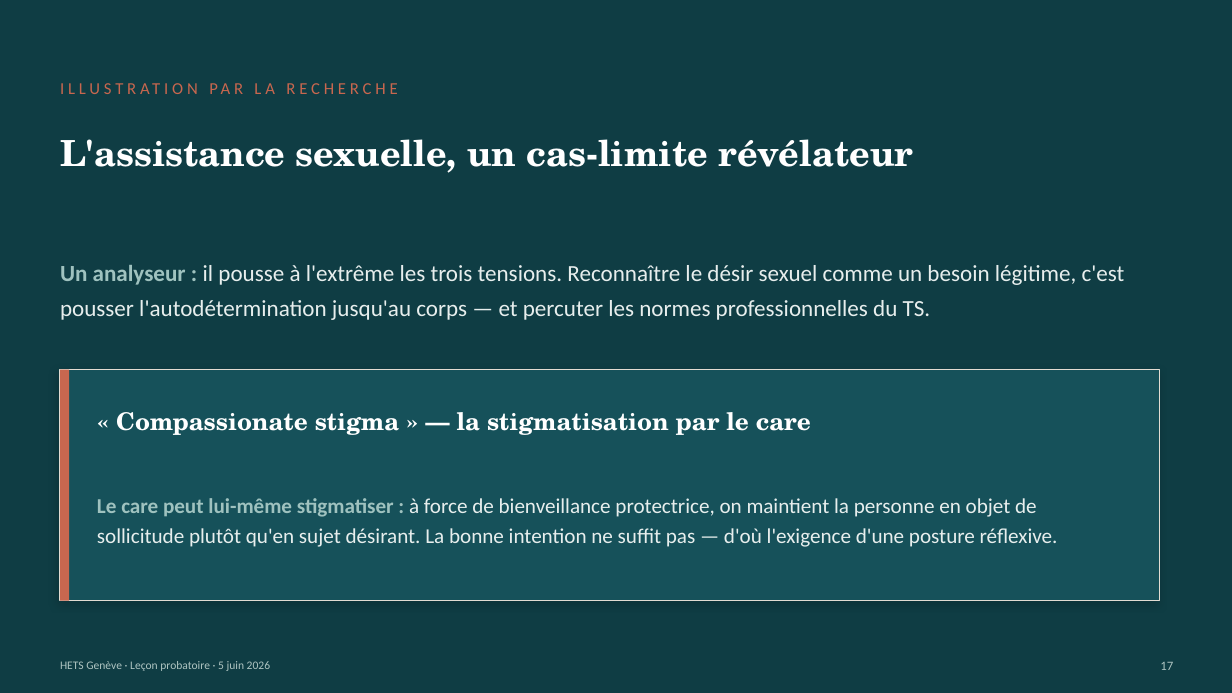
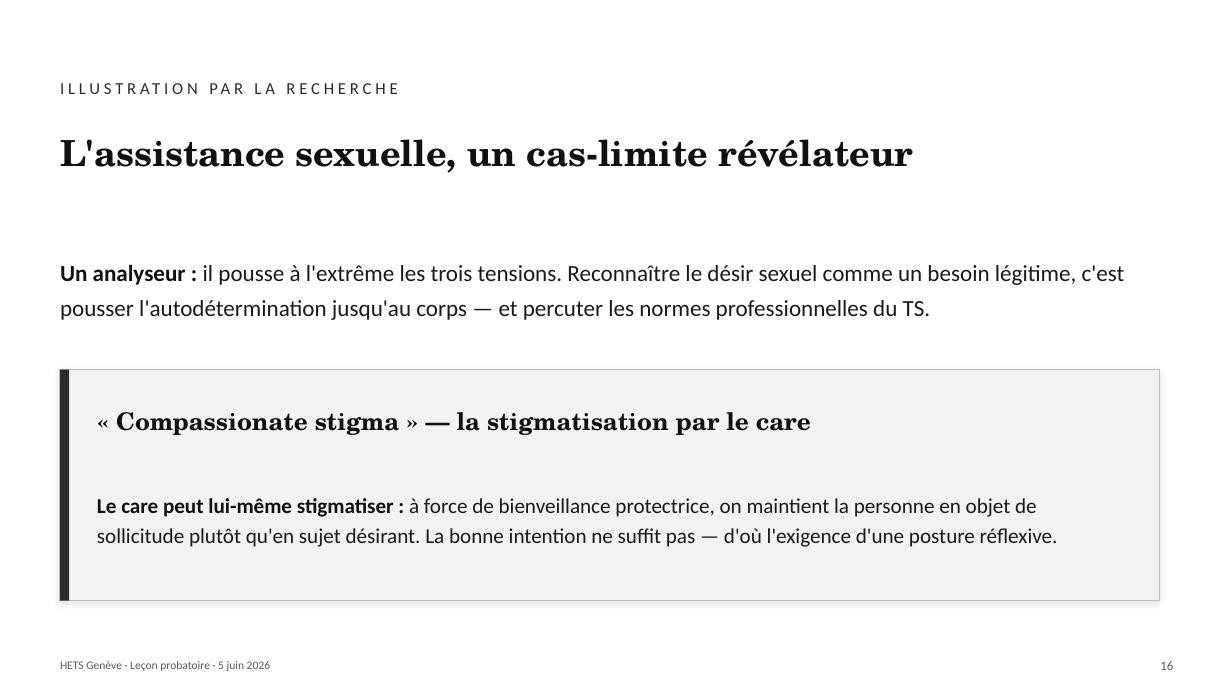
Before and after one commit to pierrebrasseur/cours-handicap-ts, a slide deck: slide 19 of docs/pdfs/Brasseur_lecon_5juin.pptx (slide 18 before the commit). Drawn at 1232x693 pixels with LibreOffice and Linux fonts; fonts in the diff are those of the drawing. Boxes give left, top, right and bottom in pixels: in the first picture for what was removed or moved away, otherwise in the second. Text is boxed around its words. In the diff, an @@ line names an element or a change of style, - is before the commit and + after.

```diff
--- a/docs/pdfs/Brasseur_lecon_5juin.pptx
+++ b/docs/pdfs/Brasseur_lecon_5juin.pptx
@@ background #0F3D44 to #FFFFFF @@
@@ text "ILLUSTRATION PAR LA RECHERCHE" at [60, 65, 1077, 111]: text colour #C8674F to #2B2B2B @@
@@ text "L'assistance sexuelle, un cas-limite révélateur" at [60, 139, 913, 173]: text colour #FFFFFF to #111111 @@
@@ text "Un analyseur : il pousse ..." at [60, 264, 1125, 320]: text colour #9FC2BF to #111111 in "Un analyseur :"; text colour #E7EEED to #1A1A1A @@
@@ rectangle at [60, 370, 1160, 601]: fill #16515A to #F2F2F2; outline #E3DCD2 1 pt to #BBBBBB 1 pt; shadow changed @@
@@ rectangle at [60, 370, 69, 601]: fill #C8674F to #2B2B2B @@
@@ text "« Compassionate stigma » — ..." at [116, 412, 811, 435]: text colour #FFFFFF to #111111 @@
@@ text "Le care peut lui-même stigmatiser ..." at [97, 498, 1058, 547]: text colour #9FC2BF to #111111 in "Le care peut lui-même stigmatiser :"; text colour #E7EEED to #1A1A1A in "à force de bienveillance protectrice, on maintient ..." @@
@@ text "HETS Genève · Leçon probatoire ..." at [60, 661, 270, 671]: text colour #AEC4C1 to #5A5A5A @@
@@ text at [1160, 661, 1173, 670]: text changed; text colour #AEC4C1 to #5A5A5A @@
-17
+16
```
Also in this commit, not shown: 22 other slides changed.
